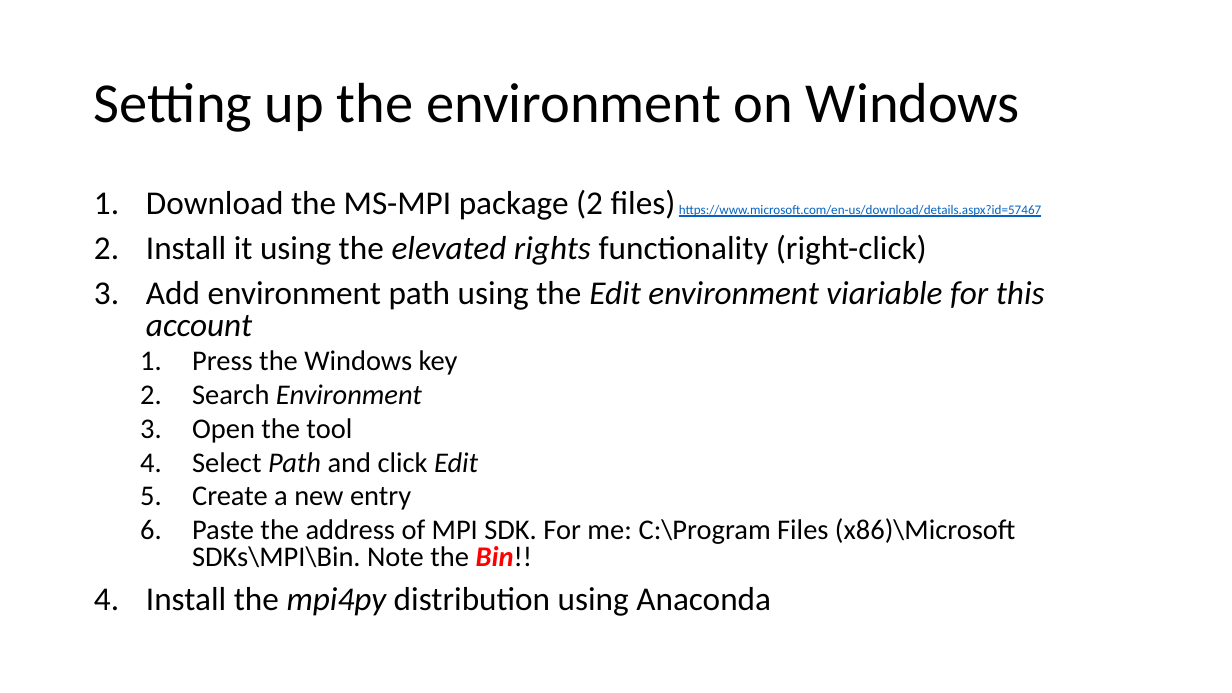
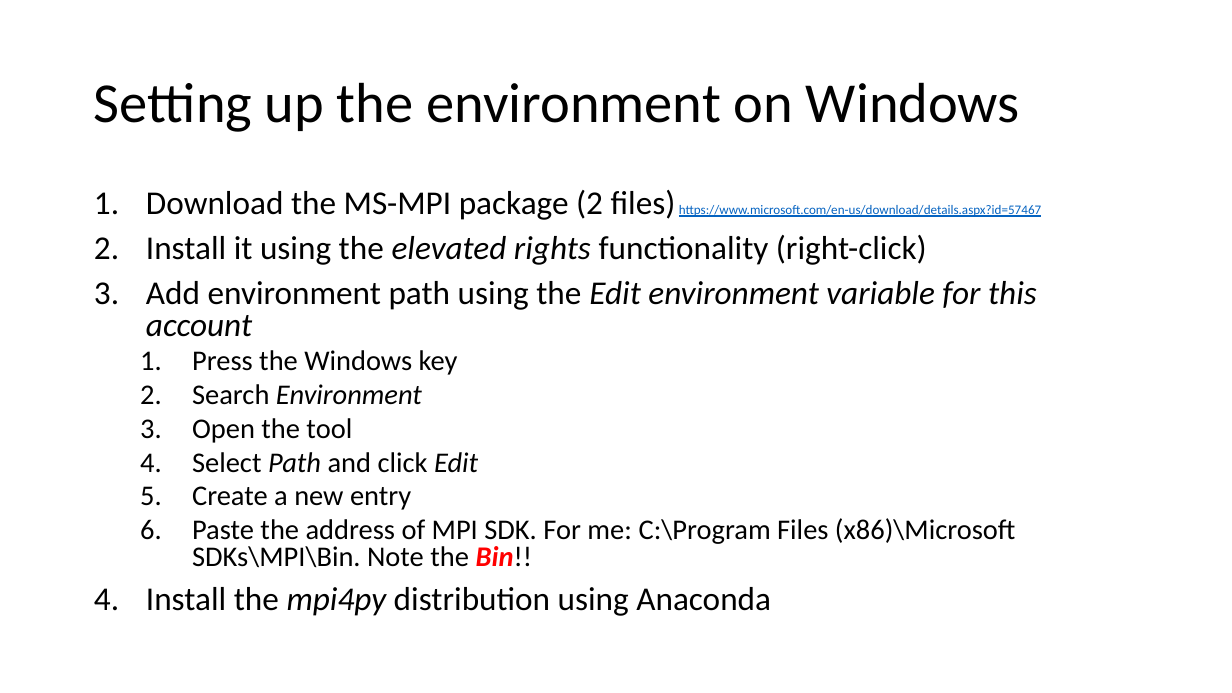
Before and after one commit to xavierbellagamba/MPI_example, a slide deck: slide 12 of MPI.pptx (slide 9 before the commit). Drawn at 1232x693 pixels with LibreOffice and Linux fonts; fonts in the diff are those of the drawing. Boxes give left, top, right and bottom in pixels: in the first picture for what was removed or moved away, otherwise in the second. Text is boxed around its words. In the diff, an @@ line names an element or a change of style, - is before the commit and + after.

```diff
--- a/MPI.pptx
+++ b/MPI.pptx
@@ text at bbox=[146, 281, 1037, 337]: text changed @@
-3. Add environment path using the Edit environment viariable for this account
+3. Add environment path using the Edit environment variable for this account
```
Also in this commit, not shown: 5 other slides changed, 4 slides added.
